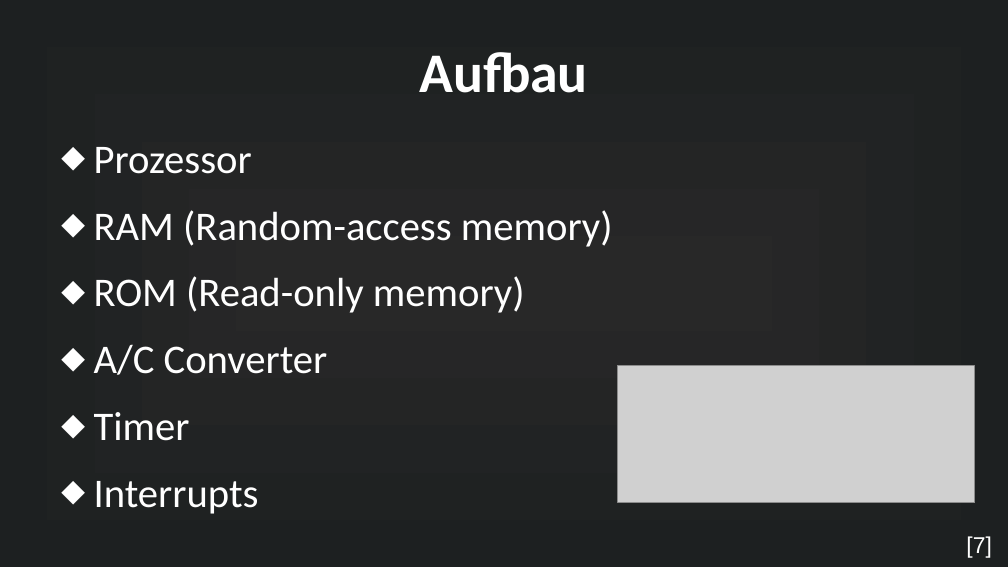
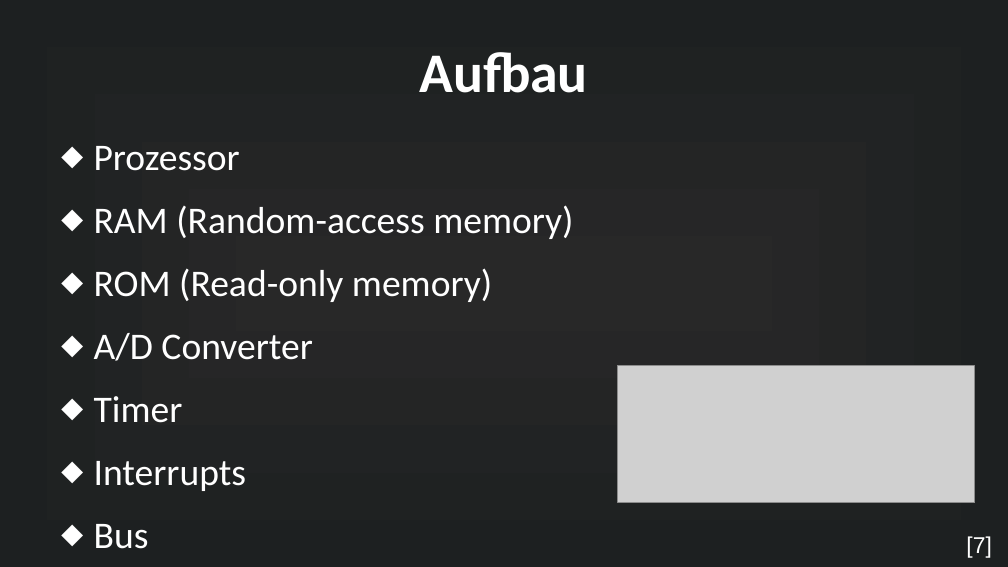
Before and after one commit to MuffinKran24/IMP_GFS, a slide deck: slide 14 of Mikrocontroller_GFS.odp. Drawn at 1008x567 pixels with LibreOffice and Linux fonts; fonts in the diff are those of the drawing; grey boxes stand for pictures. Boxes give left, top, right and bottom in pixels: in the first picture for what was removed or moved away, otherwise in the second. Text is boxed around its words. In the diff, an @@ line names an element or a change of style, - is before the commit and + after.

```diff
--- a/Mikrocontroller_GFS.odp
+++ b/Mikrocontroller_GFS.odp
@@ text at [94,146,573,491]: paragraph added @@
+⬥ Bus
@@ text at [94,146,573,491]: size 32 to 29.6 pt in "Prozessor", "RAM (Random-access memory)", "ROM (Read-only memory)", "Timer" and 1 more places @@
@@ text at [94,333,312,361]: text changed; size 32 to 29.6 pt @@
-⬥ A/C Converter
+⬥ A/D Converter
```
Also in this commit, not shown: 6 other slides changed, 4 slides added, 3 slides removed, 47 other files.
